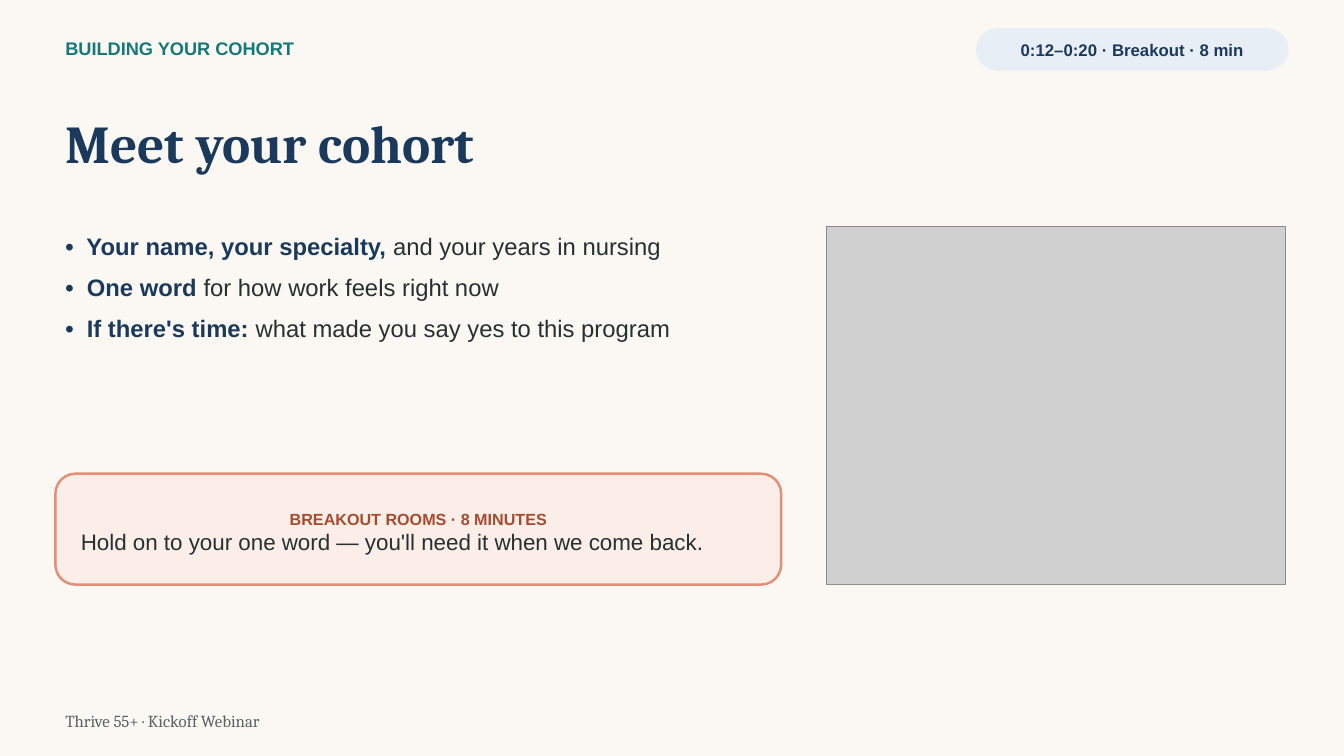
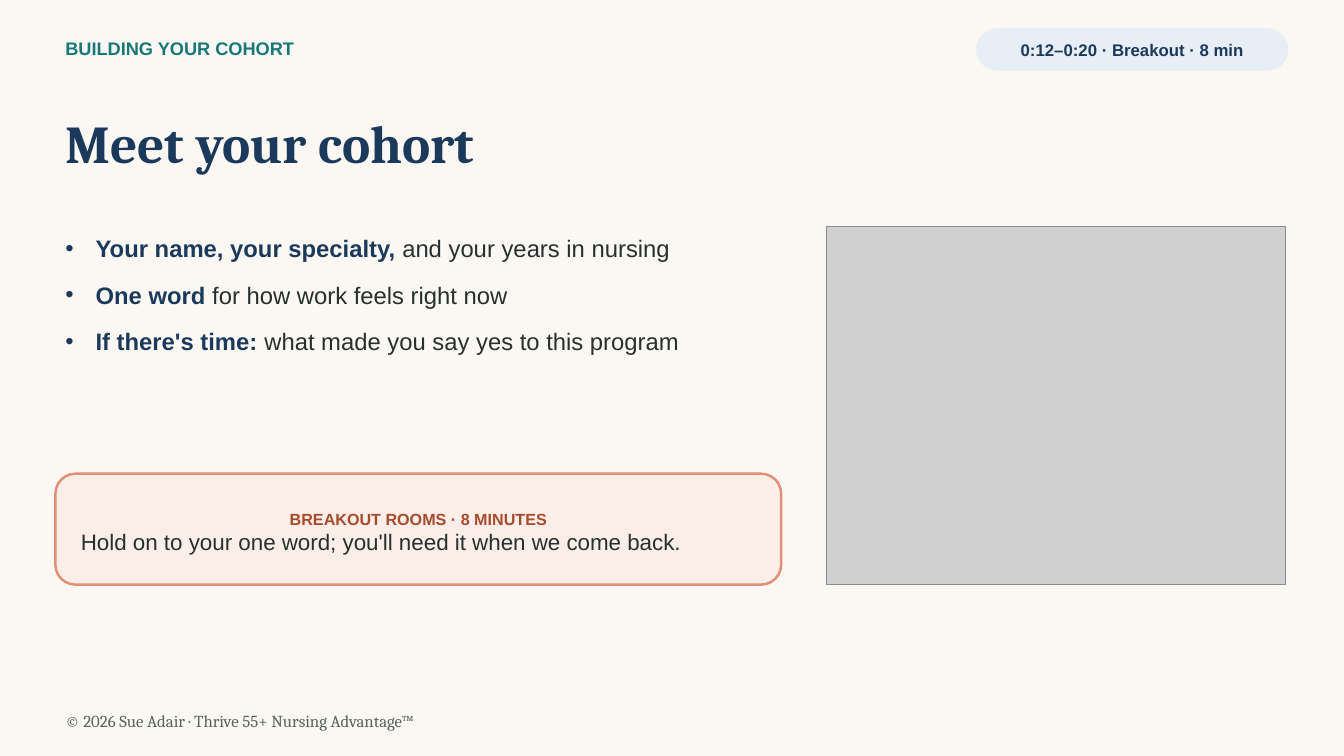
Before and after one commit to MissTully/Thrive-55, a slide deck: slide 6 of webinars/Thrive55_Week0_Kickoff_Zoom.pptx. Drawn at 1344x756 pixels with LibreOffice and Linux fonts; fonts in the diff are those of the drawing; grey boxes stand for pictures. Boxes give left, top, right and bottom in pixels: in the first picture for what was removed or moved away, otherwise in the second. Text is boxed around its words. In the diff, an @@ line names an element or a change of style, - is before the commit and + after.

```diff
--- a/webinars/Thrive55_Week0_Kickoff_Zoom.pptx
+++ b/webinars/Thrive55_Week0_Kickoff_Zoom.pptx
@@ text at (96,239,679,355): text changed @@
-• Your name, your specialty, and your years in nursing
-• One word for how work feels right now
-• If there's time: what made you say yes to this program
+• Your name, your specialty, and your years in nursing
+• One word for how work feels right now
+• If there's time: what made you say yes to this program
@@ text in rounded rectangle at (81,533,680,555): text changed @@
-Hold on to your one word — you'll need it when we come back.
+Hold on to your one word; you'll need it when we come back.
@@ text at (83,715,414,731): text changed @@
-Thrive 55+ · Kickoff Webinar
+© 2026 Sue Adair · Thrive 55+ Nursing Advantage™
```
Also in this commit, not shown: 16 other slides changed.
